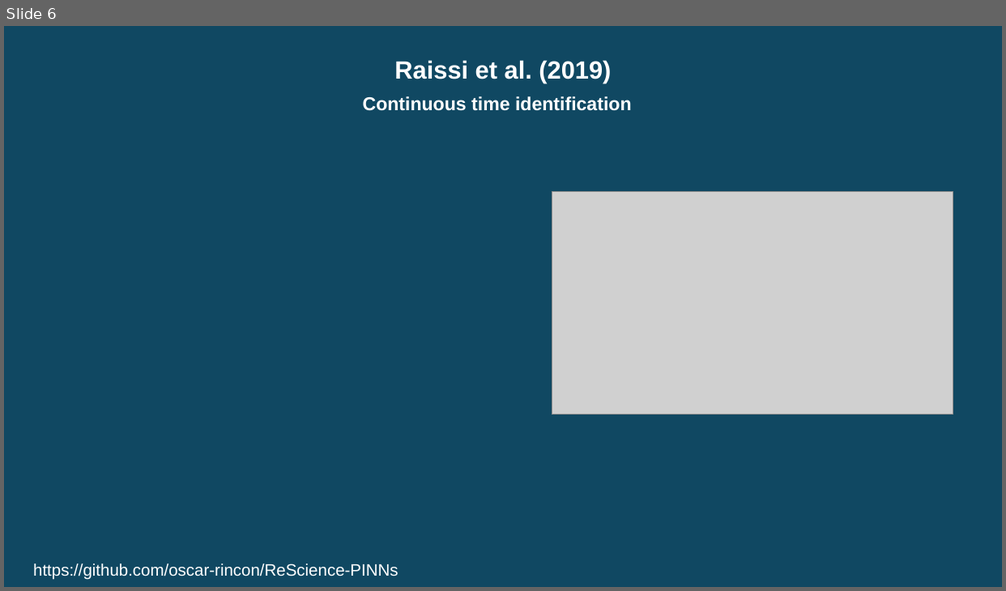
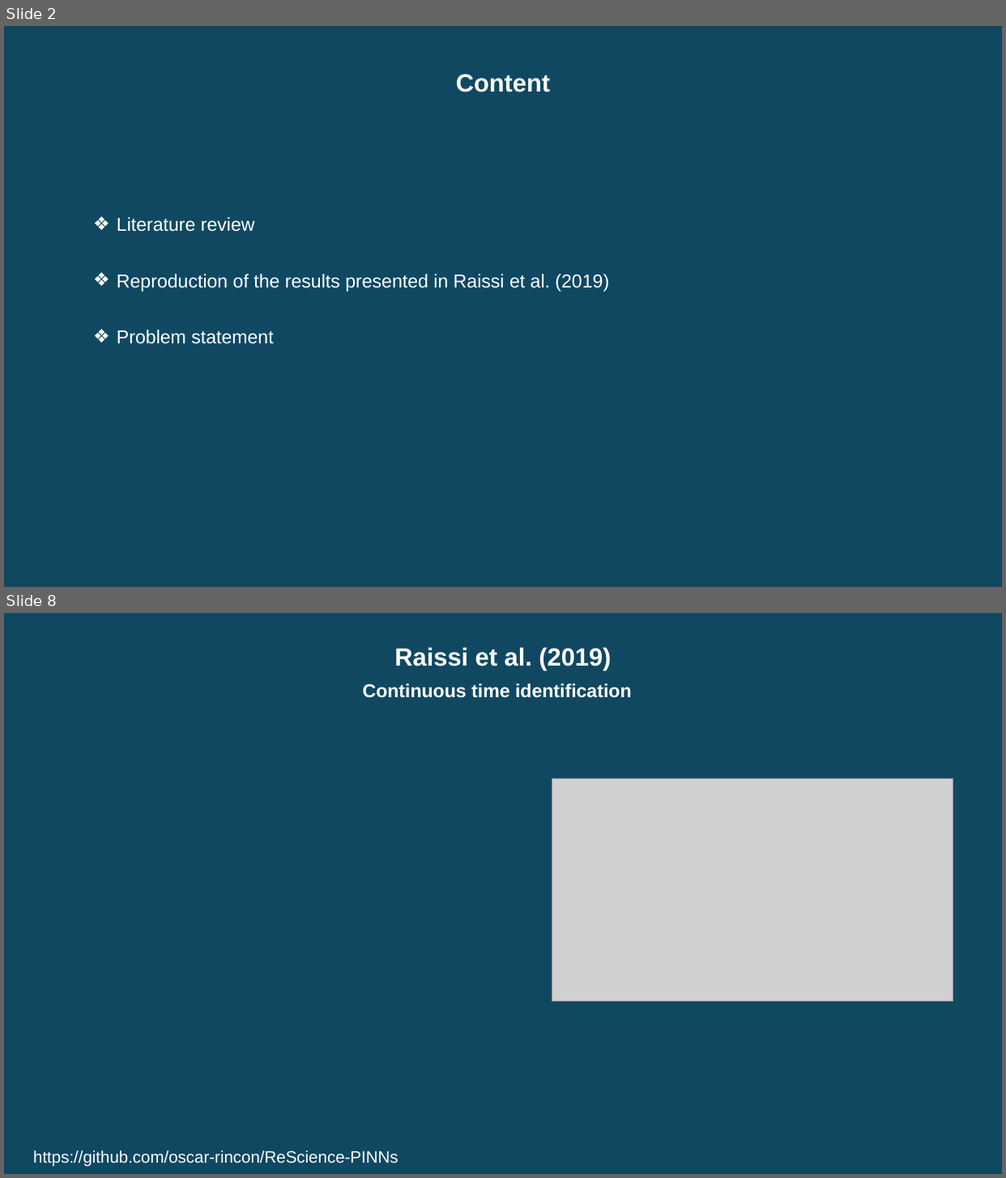
Before and after one commit to oscar-rincon/Review-Seismic-Waves, a slide deck: slides/reunión_27_07_2024.pptx. Shown one above the other, each under a label of ours: slide 6 before the commit, slides 2 and 8 after it; the slides between them are not shown. The pictures are 1006x591 and 1006x1178 pixels, drawn with LibreOffice and Linux fonts; fonts in the diff are those of the drawing; grey boxes stand for pictures. Boxes give left, top, right and bottom in pixels: in the first picture for what was removed or moved away, otherwise in the second. Text is boxed around its words. In the diff, an @@ line names an element or a change of style, - is before the commit and + after.

```diff
--- a/slides/reunión_27_07_2024.pptx
+++ b/slides/reunión_27_07_2024.pptx
@@ slide 2 added at (4, 26, 1002, 587), background #FFFFFF @@
@@ rectangle added at (4, 26, 1002, 587), fill #104862 @@
@@ text added at (456, 74, 550, 92), 24 pt, text #FFFFFF, bold @@
+Content
@@ text added at (117, 217, 609, 344), 18 pt, text #FFFFFF @@
+❖ Literature review
+❖ Reproduction of the results presented in Raissi et al. (2019)
+❖ Problem statement
@@ what was slide 6 is now slide 8 @@
```
Also in this commit, not shown: 1 other slide added, 2 other files.
